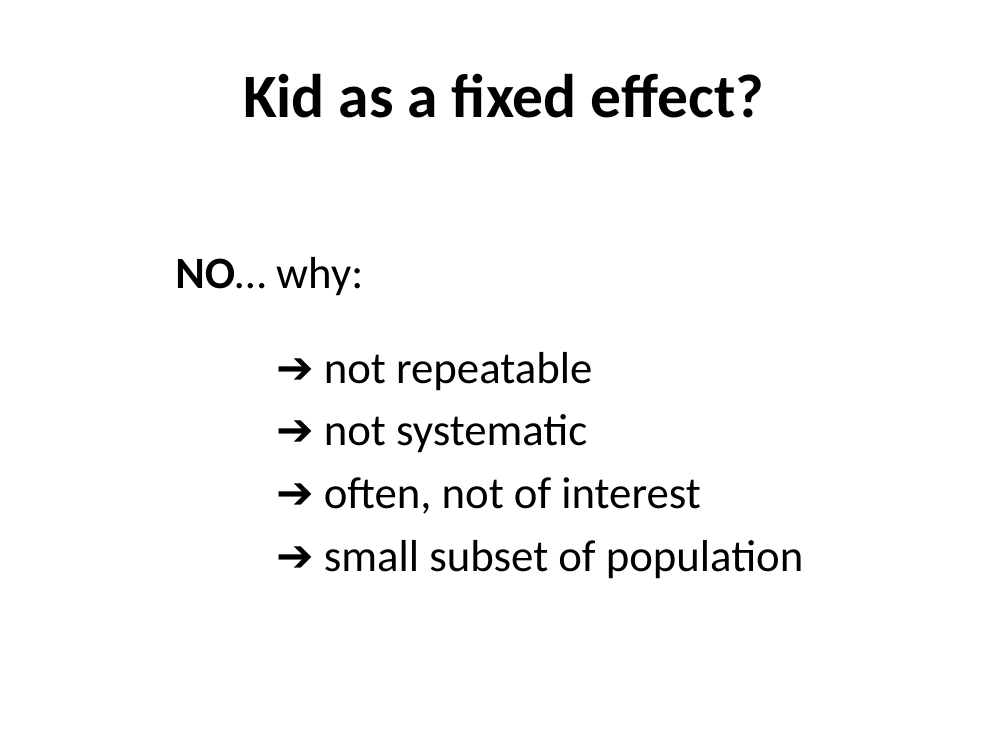
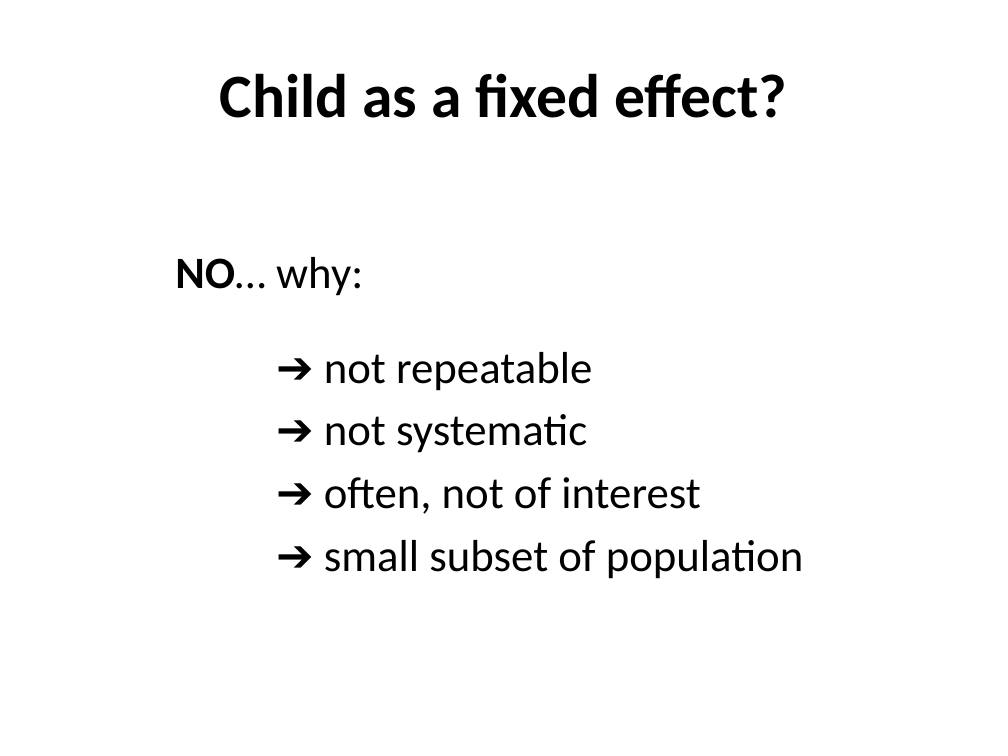
Before and after one commit to ethanweed/Stats4Humanities2016, a slide deck: slide 75 of Day5/Lecture 5.pptx. Drawn at 1008x756 pixels with LibreOffice and Linux fonts; fonts in the diff are those of the drawing. Boxes give left, top, right and bottom in pixels: in the first picture for what was removed or moved away, otherwise in the second. Text is boxed around its words. In the diff, an @@ line names an element or a change of style, - is before the commit and + after.

```diff
--- a/Day5/Lecture 5.pptx
+++ b/Day5/Lecture 5.pptx
@@ title at [220,73,787,118]: text changed @@
-Kid as a fixed effect?
+Child as a fixed effect?
```
Also in this commit, not shown: 17 other slides changed, 1 other file.
